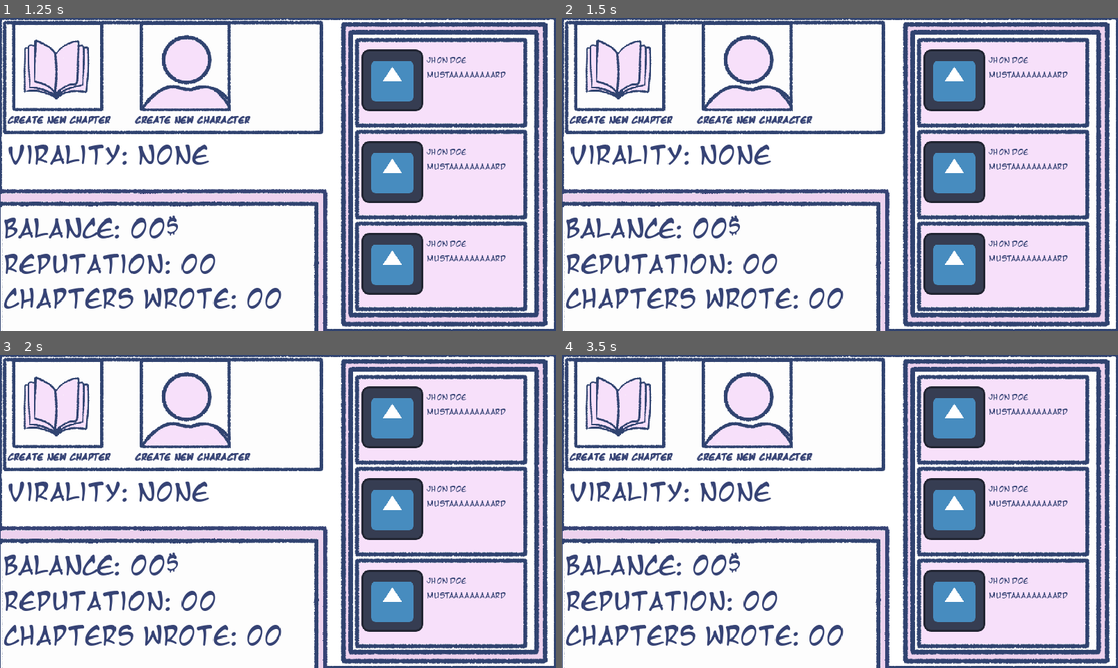
Above: before the commit, frames 1-4 (two rows, left to right).
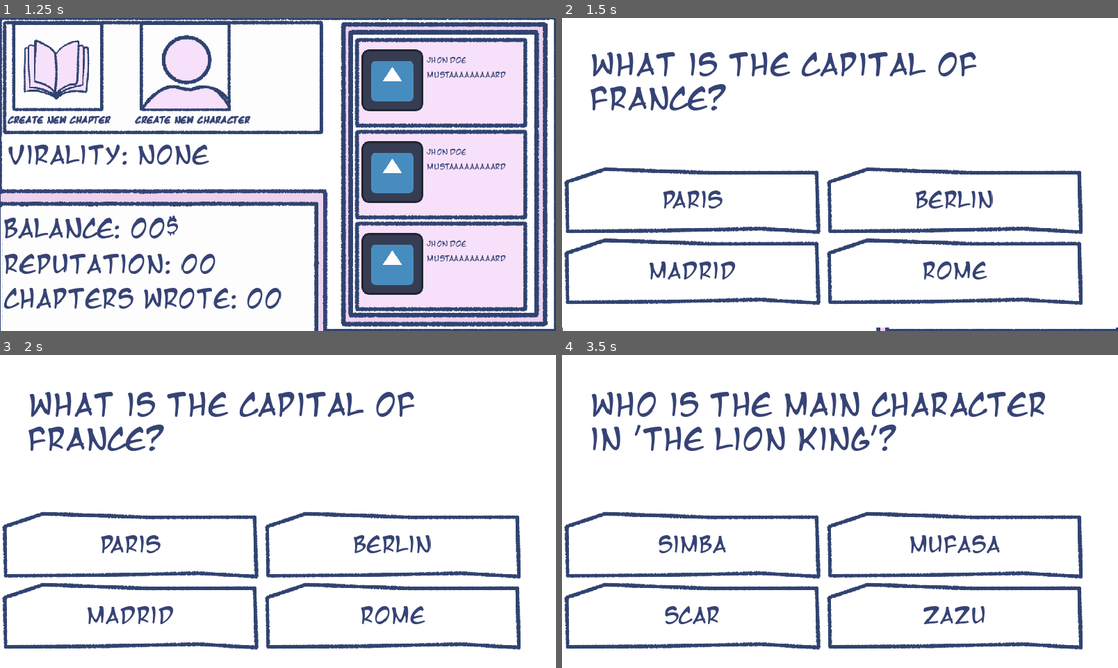
Above: after the commit, the same moments.

Repository: Noodle-Dev/Mangaka-Life
Game: Godot game, scene res://assets/scenes/Menus/Main_Menu.tscn
The game is run twice, just before and just after one commit, with the same random seed, the same clock (stepped at 60 frames per second) and the same inputs. The project has no main scene, so this scene is started directly. The engine's default icon, where the game draws it, is replaced by a stand-in: a white triangle on a blue panel in a dark square.
Inputs (mouse positions are in pixels of both pictures, inside the frame that each line leads up to):
- Up to frame 1 (1.25 s): click "Start Game" at 0.5 s
- Up to frame 2 (1.5 s): click "Create New CHapter" at 1.25 s
- Up to frame 3 (2 s): no input
- Up to frame 4 (3.5 s): click (689, 545) at 2 s, where only the run after the commit has a clickable "Paris"; click (689, 545) at 2.75 s, where only the run after the commit has a clickable "15"

Frame 1 is identical in both runs. In frame 2, 55% of the frame differs, in the area x 0-100%, y 0-99%; in frame 3, 55%; in frame 4, 56%, in the area x 0-100%, y 0-100%.

Commit message:
System improved

Diff:
--- a/assets/scenes/Mechanics_Scenes/Chapter_Maker_Scene.tscn
+++ b/assets/scenes/Mechanics_Scenes/Chapter_Maker_Scene.tscn
@@ -11,7 +11,7 @@
 tracks/0/type = "value"
 tracks/0/imported = false
 tracks/0/enabled = true
-tracks/0/path = NodePath("Question_Label:position")
+tracks/0/path = NodePath("Question_Labelo:position")
 tracks/0/interp = 1
 tracks/0/loop_wrap = true
 tracks/0/keys = {
@@ -33,13 +33,29 @@
 "values": [Vector2(0, 685), Vector2(0, 296), Vector2(0, 322)]
 }
 
+[sub_resource type="Animation" id="Animation_n56ls"]
+resource_name = "Finish"
+length = 0.12
+tracks/0/type = "value"
+tracks/0/imported = false
+tracks/0/enabled = true
+tracks/0/path = NodePath("Result:position")
+tracks/0/interp = 1
+tracks/0/loop_wrap = true
+tracks/0/keys = {
+"times": PackedFloat32Array(0, 0.1),
+"transitions": PackedFloat32Array(1, 1),
+"update": 0,
+"values": [Vector2(342, 690), Vector2(342, 126)]
+}
+
 [sub_resource type="Animation" id="Animation_4rlna"]
 resource_name = "Go"
 length = 0.3
 tracks/0/type = "value"
 tracks/0/imported = false
 tracks/0/enabled = true
-tracks/0/path = NodePath("Question_Label:position")
+tracks/0/path = NodePath("Question_Labelo:position")
 tracks/0/interp = 1
 tracks/0/loop_wrap = true
 tracks/0/keys = {
@@ -66,7 +82,7 @@
 tracks/0/type = "value"
 tracks/0/imported = false
 tracks/0/enabled = true
-tracks/0/path = NodePath("Question_Label:position")
+tracks/0/path = NodePath("Question_Labelo:position")
 tracks/0/interp = 1
 tracks/0/loop_wrap = true
 tracks/0/keys = {
@@ -87,10 +103,23 @@
 "update": 0,
 "values": [Vector2(0, 685)]
 }
+tracks/2/type = "value"
+tracks/2/imported = false
+tracks/2/enabled = true
+tracks/2/path = NodePath("Result:position")
+tracks/2/interp = 1
+tracks/2/loop_wrap = true
+tracks/2/keys = {
+"times": PackedFloat32Array(0),
+"transitions": PackedFloat32Array(1),
+"update": 0,
+"values": [Vector2(342, 690)]
+}
 
 [sub_resource type="AnimationLibrary" id="AnimationLibrary_t0sgq"]
 _data = {
 "Enter": SubResource("Animation_bm2tj"),
+"Finish": SubResource("Animation_n56ls"),
 "Go": SubResource("Animation_4rlna"),
 "RESET": SubResource("Animation_d5q4e")
 }
@@ -118,9 +147,9 @@
 anchors_preset = 15
 anchor_right = 1.0
 anchor_bottom = 1.0
-offset_top = 847.0
-offset_right = 0.000244141
-offset_bottom = 523.0
+offset_top = 322.0
+offset_right = 0.000488281
+offset_bottom = -2.0
 grow_horizontal = 2
 grow_vertical = 2
 columns = 2
@@ -197,7 +226,8 @@
 horizontal_alignment = 1
 vertical_alignment = 1
 
-[node name="Question_Label" type="Label" parent="UI/Manga_Bg"]
+[node name="Question_Labelo" type="Label" parent="UI/Manga_Bg"]
+visible = false
 layout_mode = 1
 anchors_preset = 8
 anchor_left = 0.5
@@ -205,36 +235,64 @@
 anchor_right = 0.5
 anchor_bottom = 0.5
 offset_left = -416.5
-offset_top = -564.0
+offset_top = -256.0
 offset_right = 416.5
-offset_bottom = -506.0
-grow_horizontal = 2
-grow_vertical = 2
-theme_override_colors/font_color = Color(0, 0, 0, 1)
-theme_override_colors/font_shadow_color = Color(0, 0, 0, 1)
-theme_override_colors/font_outline_color = Color(0, 0, 0, 1)
+offset_bottom = -198.0
+grow_horizontal = 2
+grow_vertical = 2
+theme_override_colors/font_color = Color(0.211765, 0.262745, 0.458824, 1)
 theme_override_fonts/font = ExtResource("4_k45dk")
 theme_override_font_sizes/font_size = 50
 text = "Mangos Mangos Mangos"
-
-[node name="Result" type="Label" parent="UI/Manga_Bg"]
+horizontal_alignment = 1
+vertical_alignment = 1
+
+[node name="Question_Label" type="RichTextLabel" parent="UI/Manga_Bg"]
 layout_mode = 1
 anchors_preset = 8
 anchor_left = 0.5
 anchor_top = 0.5
 anchor_right = 0.5
 anchor_bottom = 0.5
-offset_left = -116.5
-offset_top = -53.0
-offset_right = 116.5
-offset_bottom = 53.0
-grow_horizontal = 2
-grow_vertical = 2
-theme_override_colors/font_color = Color(0, 0, 0, 1)
-theme_override_colors/font_shadow_color = Color(0, 0, 0, 1)
-theme_override_colors/font_outline_color = Color(0, 0, 0, 1)
+offset_left = -518.0
+offset_top = -256.0
+offset_right = 531.0
+offset_bottom = -43.0
+grow_horizontal = 2
+grow_vertical = 2
+theme_override_colors/default_color = Color(0.211765, 0.262745, 0.458824, 1)
+theme_override_fonts/normal_font = ExtResource("2_i71g3")
+theme_override_font_sizes/normal_font_size = 61
+bbcode_enabled = true
+text = "[center]aaaa[/center]"
+
+[node name="Result" type="Label" parent="UI/Manga_Bg"]
+layout_mode = 1
+anchors_preset = 8
+anchor_left = 0.5
+anchor_top = 0.5
+anchor_right = 0.5
+anchor_bottom = 0.5
+offset_left = -234.0
+offset_top = 432.0
+offset_right = 234.0
+offset_bottom = 538.0
+grow_horizontal = 2
+grow_vertical = 2
+theme_override_colors/font_color = Color(0.211765, 0.262745, 0.458824, 1)
 theme_override_fonts/font = ExtResource("4_k45dk")
 theme_override_font_sizes/font_size = 51
+text = "Sacaste 0 pa"
+horizontal_alignment = 1
+vertical_alignment = 1
+
+[node name="FinishMangaBtn" type="TextureButton" parent="UI/Manga_Bg/Result"]
+layout_mode = 0
+offset_left = -38.9999
+offset_top = 106.0
+offset_right = 501.0
+offset_bottom = 249.0
+texture_normal = ExtResource("2_2emy3")
 
 [node name="Questions_Transitions" type="AnimationPlayer" parent="UI/Manga_Bg"]
 libraries = {
@@ -245,3 +303,4 @@
 [connection signal="pressed" from="UI/Manga_Bg/Question_holder/button_choice_two" to="." method="_on_button_choice_two_pressed"]
 [connection signal="pressed" from="UI/Manga_Bg/Question_holder/button_choice_three" to="." method="_on_button_choice_three_pressed"]
 [connection signal="pressed" from="UI/Manga_Bg/Question_holder/button_choice_four" to="." method="_on_button_choice_four_pressed"]
+[connection signal="pressed" from="UI/Manga_Bg/Result/FinishMangaBtn" to="." method="_on_finish_manga_btn_pressed"]
--- a/assets/scenes/Menus/MainStats_Menu.tscn
+++ b/assets/scenes/Menus/MainStats_Menu.tscn
@@ -10,8 +10,47 @@
 [ext_resource type="Texture2D" uid="uid://dmj8x402ayffl" path="res://assets/sprites/UI/Header_Choices.png" id="7_bu1cm"]
 [ext_resource type="Texture2D" uid="uid://djn7h0b3tcv25" path="res://assets/sprites/UI/CreateCh_Icon.png" id="8_spb4h"]
 [ext_resource type="Texture2D" uid="uid://dkcjnh3ovas3q" path="res://assets/sprites/UI/CreateCharacter_icon.png" id="10_gapfo"]
-
-[node name="Node2D" type="Node2D"]
+[ext_resource type="PackedScene" uid="uid://d4m0qevbvi46r" path="res://assets/scenes/Mechanics_Scenes/Chapter_Maker_Scene.tscn" id="11_wo0bl"]
+[ext_resource type="Texture2D" uid="uid://dpwnn3anj5uq4" path="res://assets/sprites/UI/UI Question.png" id="12_7mi4r"]
+
+[sub_resource type="Animation" id="Animation_s1bop"]
+resource_name = "CH_Maker_Enter"
+length = 0.23
+tracks/0/type = "value"
+tracks/0/imported = false
+tracks/0/enabled = true
+tracks/0/path = NodePath("Chapter_Maker:position")
+tracks/0/interp = 1
+tracks/0/loop_wrap = true
+tracks/0/keys = {
+"times": PackedFloat32Array(0, 0.0666667, 0.2),
+"transitions": PackedFloat32Array(1, 1, 1),
+"update": 0,
+"values": [Vector2(0, 727), Vector2(0, -26), Vector2(0, 0)]
+}
+
+[sub_resource type="Animation" id="Animation_svg1k"]
+length = 0.001
+tracks/0/type = "value"
+tracks/0/imported = false
+tracks/0/enabled = true
+tracks/0/path = NodePath("Chapter_Maker:position")
+tracks/0/interp = 1
+tracks/0/loop_wrap = true
+tracks/0/keys = {
+"times": PackedFloat32Array(0),
+"transitions": PackedFloat32Array(1),
+"update": 0,
+"values": [Vector2(0, 727)]
+}
+
+[sub_resource type="AnimationLibrary" id="AnimationLibrary_hxfv0"]
+_data = {
+"CH_Maker_Enter": SubResource("Animation_s1bop"),
+"RESET": SubResource("Animation_svg1k")
+}
+
+[node name="Main_Stats_Menu" type="Node2D"]
 script = ExtResource("1_rey2q")
 
 [node name="UI" type="Control" parent="."]
@@ -77,17 +116,6 @@
 theme_override_fonts/normal_font = ExtResource("4_fl1j6")
 theme_override_font_sizes/normal_font_size = 50
 text = "Chapters Wrote: 00"
-
-[node name="Chapters_Wrote2" type="RichTextLabel" parent="UI/Manga_Bg/Status"]
-layout_mode = 0
-offset_left = 15.0
-offset_top = -94.0
-offset_right = 648.0
-offset_bottom = -12.0
-theme_override_colors/default_color = Color(0.211765, 0.262745, 0.458824, 1)
-theme_override_fonts/normal_font = ExtResource("4_fl1j6")
-theme_override_font_sizes/normal_font_size = 50
-text = "Virality: None"
 
 [node name="Virality" type="TextureRect" parent="UI/Manga_Bg"]
 layout_mode = 0
@@ -138,11 +166,11 @@
 grow_vertical = 2
 theme_override_constants/separation = 75
 
-[node name="Create_Chater" type="TextureButton" parent="UI/Manga_Bg/TextureRect/HBoxContainer"]
+[node name="CreateChapter_button" type="TextureButton" parent="UI/Manga_Bg/TextureRect/HBoxContainer"]
 layout_mode = 2
 texture_normal = ExtResource("8_spb4h")
 
-[node name="Chapters5" type="Label" parent="UI/Manga_Bg/TextureRect/HBoxContainer/Create_Chater"]
+[node name="ch_label" type="Label" parent="UI/Manga_Bg/TextureRect/HBoxContainer/CreateChapter_button"]
 layout_mode = 1
 anchors_preset = 2
 anchor_top = 1.0
@@ -159,11 +187,11 @@
 text = "Create New CHapter"
 vertical_alignment = 1
 
-[node name="Create_Chater2" type="TextureButton" parent="UI/Manga_Bg/TextureRect/HBoxContainer"]
+[node name="Create_Character_Button" type="TextureButton" parent="UI/Manga_Bg/TextureRect/HBoxContainer"]
 layout_mode = 2
 texture_normal = ExtResource("10_gapfo")
 
-[node name="Chapters5" type="Label" parent="UI/Manga_Bg/TextureRect/HBoxContainer/Create_Chater2"]
+[node name="char_Label" type="Label" parent="UI/Manga_Bg/TextureRect/HBoxContainer/Create_Character_Button"]
 layout_mode = 1
 anchors_preset = 2
 anchor_top = 1.0
@@ -179,3 +207,39 @@
 theme_override_font_sizes/font_size = 15
 text = "Create New Character"
 vertical_alignment = 1
+
+[node name="virality_status" type="RichTextLabel" parent="UI"]
+layout_mode = 0
+offset_left = 15.0
+offset_top = 256.0
+offset_right = 648.0
+offset_bottom = 338.0
+theme_override_colors/default_color = Color(0.211765, 0.262745, 0.458824, 1)
+theme_override_fonts/normal_font = ExtResource("4_fl1j6")
+theme_override_font_sizes/normal_font_size = 50
+text = "Virality: None"
+
+[node name="Chapter_Maker" parent="." instance=ExtResource("11_wo0bl")]
+position = Vector2(0, 727)
+
+[node name="Notifications" type="Control" parent="."]
+layout_mode = 3
+anchors_preset = 0
+offset_left = 1175.0
+offset_right = 1653.0
+offset_bottom = 205.0
+
+[node name="TextureRect" type="TextureRect" parent="Notifications"]
+layout_mode = 0
+offset_right = 40.0
+offset_bottom = 40.0
+texture = ExtResource("12_7mi4r")
+
+[node name="Transitions_Panels" type="AnimationPlayer" parent="."]
+libraries = {
+"": SubResource("AnimationLibrary_hxfv0")
+}
+autoplay = "RESET"
+
+[connection signal="pressed" from="UI/Manga_Bg/TextureRect/HBoxContainer/CreateChapter_button" to="." method="_on_create_chapter_button_pressed"]
+[connection signal="pressed" from="UI/Manga_Bg/TextureRect/HBoxContainer/Create_Character_Button" to="." method="_on_create_character_button_pressed"]
--- a/assets/scripts/Chapter_Creation/chapter_buttons_creation_scene.gd
+++ b/assets/scripts/Chapter_Creation/chapter_buttons_creation_scene.gd
@@ -1,26 +1,90 @@
 extends Node2D
 
-# Variables para almacenar las preguntas y valores
-var questions = [
-	{
-		"text": "Question 1?",
-		"options": {
-			"Option A": 1,
-			"Option B": 2,
-			"Option C": 3,
-			"Option D": 4
+# Variables para almacenar las preguntas clasificadas por tipos
+var question_types = {
+	"math": [
+		{
+			"text": "What is 2 + 2?",
+			"options": {
+				"4": 1,
+				"3": 0,
+				"5": 0,
+				"2": 0
+			}
+		},
+		{
+			"text": "What is 5 * 3?",
+			"options": {
+				"15": 1,
+				"10": 0,
+				"20": 0,
+				"25": 0
+			}
 		}
-	},
-	{
-		"text": "Question 2?",
-		"options": {
-			"Option A": 2,
-			"Option B": 1,
-			"Option C": 4,
-			"Option D": 3
+	],
+	"logic": [
+		{
+			"text": "If all cats are animals and some animals are dogs, are all cats dogs?",
+			"options": {
+				"No": 1,
+				"Yes": 0,
+				"Sometimes": 0,
+				"Not sure": 0
+			}
+		},
+		{
+			"text": "Which comes next: 2, 4, 6, 8, ...?",
+			"options": {
+				"10": 1,
+				"12": 0,
+				"8": 0,
+				"6": 0
+			}
 		}
-	}
-]
+	],
+	"general_knowledge": [
+		{
+			"text": "Who wrote 'Don Quixote'?",
+			"options": {
+				"Miguel de Cervantes": 1,
+				"William Shakespeare": 0,
+				"Gabriel García Márquez": 0,
+				"J.K. Rowling": 0
+			}
+		},
+		{
+			"text": "What is the capital of France?",
+			"options": {
+				"Paris": 1,
+				"Berlin": 0,
+				"Madrid": 0,
+				"Rome": 0
+			}
+		}
+	],
+	"entertainment": [
+		{
+			"text": "Who is the main character in 'The Lion King'?",
+			"options": {
+				"Simba": 1,
+				"Mufasa": 0,
+				"Scar": 0,
+				"Zazu": 0
+			}
+		},
+		{
+			"text": "What is the name of the wizard in 'The Lord of the Rings'?",
+			"options": {
+				"Gandalf": 1,
+				"Dumbledore": 0,
+				"Merlin": 0,
+				"Saruman": 0
+			}
+		}
+	]
+}
+
+var questions = []
 var current_question = 0
 var total_score = 0
 
@@ -34,7 +98,20 @@
 @onready var transition_animation = $UI/Manga_Bg/Questions_Transitions
 
 func _ready():
-	# Si las preguntas fueron cargadas correctamente, mostramos la primera
+	# Llama a la función de inicialización del cuestionario
+	pass
+	#initialize_quiz()
+
+# Inicializa el cuestionario
+func initialize_quiz():
+	current_question = 0
+	total_score = 0
+	questions.clear()
+	# Selecciona una pregunta aleatoria de cada tipo
+	for type in question_types.keys():
+		questions.append(question_types[type][randi() % question_types[type].size()])
+	questions.shuffle()
+	# Carga la primera pregunta
 	if questions.size() > 0:
 		load_question()
 	else:
@@ -54,17 +131,16 @@
 		# Actualiza los textos de los botones con las opciones
 		for i in range(buttons.size()):
 			if i < options.size():
-				# Accede al Label hijo dentro de cada TextureButton y asigna el texto
-				var button_label = buttons[i].get_node("Label")  # Asegúrate de que "Label" sea el nombre correcto del nodo Label
-				button_label.text = options[i]  # Asigna el texto de la opción al Label
-				buttons[i].visible = true  # Hacemos visible el botón
-				buttons[i].set_meta("option_text", options[i])  # Almacena la opción en el botón
+				var button_label = buttons[i].get_node("Label")
+				button_label.text = options[i]
+				buttons[i].visible = true
+				buttons[i].set_meta("option_text", options[i])
 			else:
-				buttons[i].visible = false  # Oculta botones no utilizados
+				buttons[i].visible = false
 	else:
-		show_result()
+		finalize_quiz()
 
-# Función genérica para manejar la selección
+# Maneja la selección de una opción
 func _on_button_selected(button):
 	var option_text = button.get_meta("option_text")
 	var score = questions[current_question]["options"][option_text]
@@ -87,11 +163,17 @@
 func _on_button_choice_four_pressed():
 	_on_button_selected(button_choice_four)
 
-# Muestra el resultado final
-func show_result():
+# Finaliza el cuestionario
+func finalize_quiz():
 	question_label.text = "¡Cuestionario finalizado!"
 	button_choice_one.visible = false
 	button_choice_two.visible = false
 	button_choice_three.visible = false
 	button_choice_four.visible = false
 	result_label.text = "Tu puntuación total es: %d" % total_score
+	GlobalData.G_FinalScore = GlobalData.G_FinalScore + total_score
+	transition_animation.play("Finish")
+
+
+func _on_finish_manga_btn_pressed():
+	$"../Transitions_Panels".play_backwards("CH_Maker_Enter")
--- /dev/null
+++ b/assets/scripts/Data/Global_Data.gd
@@ -0,0 +1,6 @@
+extends Node
+var G_Balance = 0
+var G_Reputation = 0
+var G_Chap_Wrote = 0
+
+var G_FinalScore = 0
--- a/assets/scripts/MainStats/main_stats_menu_Logic.gd
+++ b/assets/scripts/MainStats/main_stats_menu_Logic.gd
@@ -1 +1,26 @@
 extends Node2D
+#Status text
+@onready var balance = $UI/Manga_Bg/Status/Balance
+@onready var reputation = $UI/Manga_Bg/Status/Reputation
+@onready var chapters_wrote = $UI/Manga_Bg/Status/Chapters_Wrote
+@onready var virality_status = $UI/Manga_Bg/Status/virality_status
+
+#Animations
+@onready var transitions_panels = $Transitions_Panels
+
+#Panels
+@onready var ChapterMakerPanel = $Chapter_Maker
+
+func _process(delta):
+	pass
+
+	#Test
+	#balance.text = GlobalData.G_FinalScore.ToString()
+
+func _on_create_chapter_button_pressed():
+	transitions_panels.play("CH_Maker_Enter")
+	#await transitions_panels.animation_finished
+	ChapterMakerPanel.initialize_quiz()
+
+func _on_create_character_button_pressed():
+	pass # Replace with function body.
--- a/project.godot
+++ b/project.godot
@@ -15,6 +15,10 @@
 boot_splash/show_image=false
 config/icon="res://icon.svg"
 
+[autoload]
+
+GlobalData="*res://assets/scripts/Data/Global_Data.gd"
+
 [display]
 
 window/size/window_width_override=1280
Not shown: 1 places in assets/scenes/Mechanics_Scenes/Chapter_Maker_Scene.tscn that only renumber resources
Not shown: 1 places in assets/scenes/Menus/MainStats_Menu.tscn that only renumber resources
